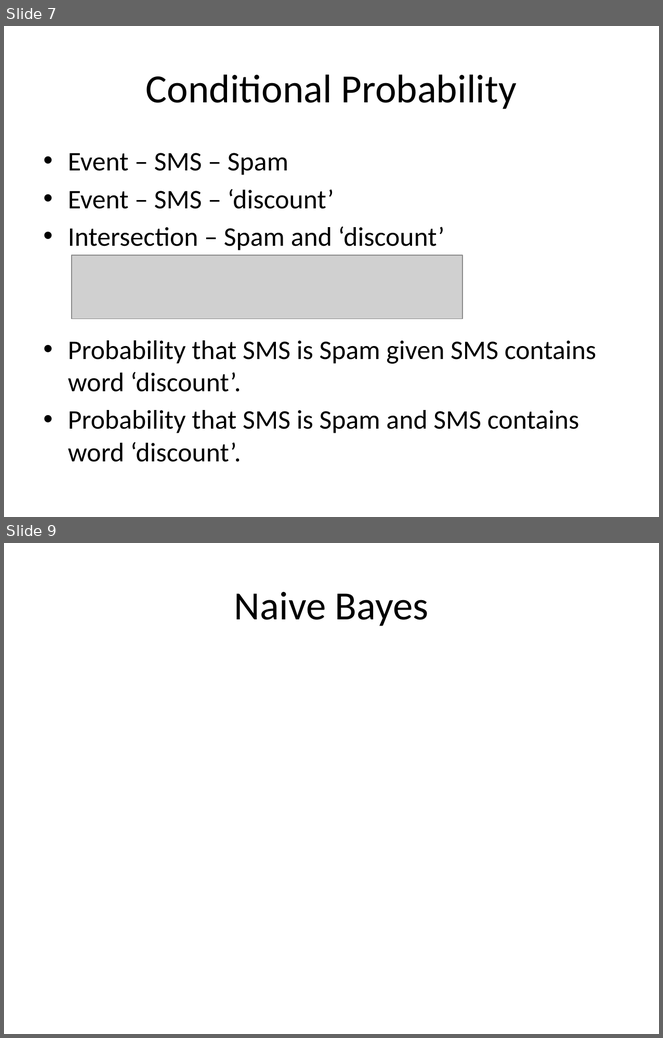
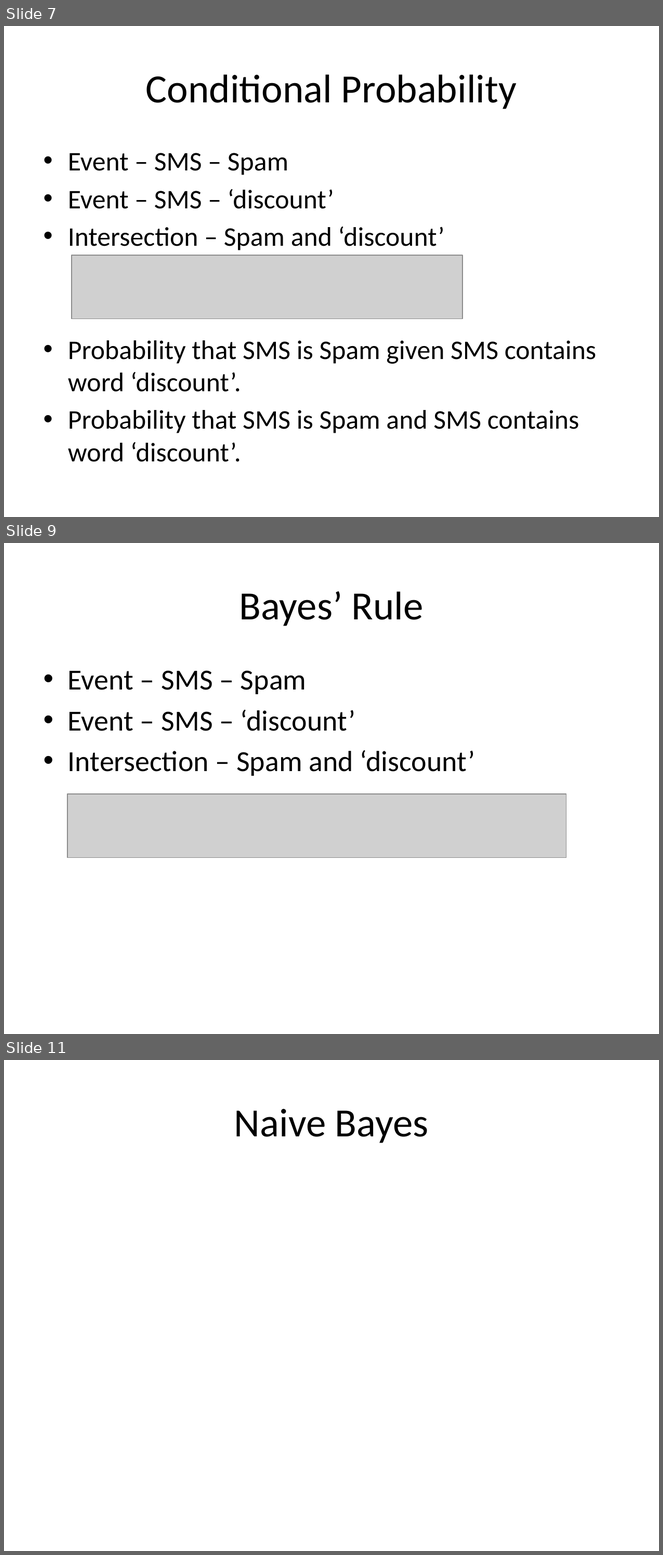
Before and after one commit to look4pritam/ArtificialIntelligence, a slide deck: MachineLearning/NaiveBayes/NaiveBayes.pptx. Shown one above the other, each under a label of ours: slides 7 and 9 before the commit, slides 7, 9 and 11 after it; the slides between them are not shown. The pictures are 663x1038 and 663x1555 pixels, drawn with LibreOffice and Linux fonts; fonts in the diff are those of the drawing; grey boxes stand for pictures. Boxes give left, top, right and bottom in pixels: in the first picture for what was removed or moved away, otherwise in the second. Text is boxed around its words. In the diff, an @@ line names an element or a change of style, - is before the commit and + after.

```diff
--- a/MachineLearning/NaiveBayes/NaiveBayes.pptx
+++ b/MachineLearning/NaiveBayes/NaiveBayes.pptx
@@ slide 9 added at bbox=[4, 543, 659, 1034], background #FFFFFF @@
@@ title added at bbox=[240, 591, 424, 626], 44 pt, text #000000 @@
+Bayes’ Rule
@@ text added at bbox=[68, 670, 475, 776], 32 pt, text #000000 @@
+• Event – SMS – Spam
+• Event – SMS – ‘discount’
+• Intersection – Spam and ‘discount’
@@ picture added at bbox=[67, 794, 566, 858] @@
@@ what was slide 9 is now slide 11 @@
```
Also in this commit, not shown: 1 slide changed, 1 other slide added.
